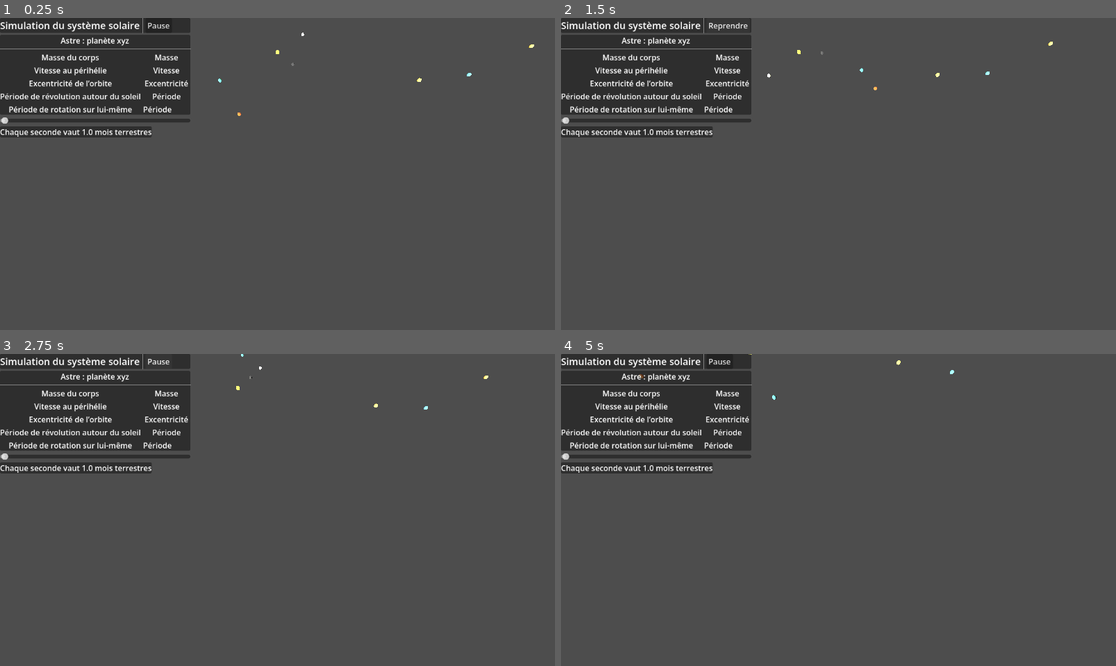
Above: before the commit, frames 1-4 (two rows, left to right).
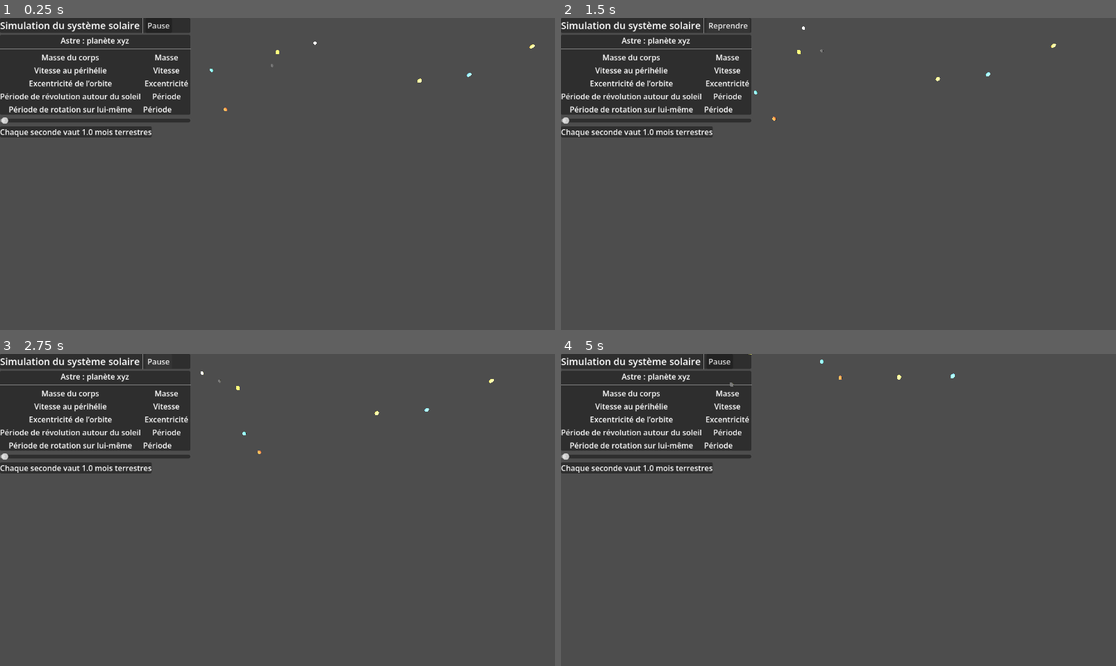
Above: after the commit, the same moments.

Repository: adorion25/Systeme_solaire
Game: Godot game, scene res://node_3d.tscn
Same seed, same stepped clock (60 frames per second), same inputs: the game is played once before the commit and once after it.
Inputs (mouse positions are in pixels of both pictures, inside the frame that each line leads up to):
- Up to frame 1 (0.25 s): no input
- Up to frame 2 (1.5 s): tap Enter at 0.5 s; move the mouse to (960, 158) at 0.52 s; hold D (Droite) 0.53-1.25 s; hold S (Derrière) 0.53-1.25 s; click (960, 158) at 0.67 s; click "Pause" at 1.25 s
- Up to frame 3 (2.75 s): click "Reprendre" at 2 s
- Up to frame 4 (5 s): move the mouse to (727, 525) at 2.77 s; hold X (Inclinaison_bas) 2.78-3.53 s; tap W (Devant) at 2.85, 4.35 s; move the mouse to (894, 441) at 3.52 s; hold D (Droite) 3.53-4.28 s; hold S (Derrière) 3.53-4.28 s; move the mouse to (810, 572) at 4.27 s; hold Z (Inclinaison_haut) from 4.28 s (still down); click (810, 572) at 4.42 s

The runs differ from the first frame. In frame 1, less than 0.1% of the frame differs, in the area x 37-97%, y 4-32%; in frame 2, less than 0.1%, in the area x 34-90%, y 2-33%; in frame 3, less than 0.1%; in frame 4, less than 0.1%.

Commit message:
slidder à la bonne échelle de temps

Diff:
--- a/cysstaim-çolèrre/astres_script.gd
+++ b/cysstaim-çolèrre/astres_script.gd
@@ -38,7 +38,7 @@
 
 var pause : bool
 
-var echelle_temps : float = 1
+static var echelle_temps : float = 1
 
 # Called when the node enters the scene tree for the first time.
 func _ready() -> void:
@@ -51,7 +51,7 @@
 	if pause :
 		return
 
-	appliquer_runge_kutta(delta*echelle_temps)
+	appliquer_runge_kutta(delta*echelle_temps / 3)
 
 	position = conv_position_reelle_a_simulee()
 
--- a/cysstaim-çolèrre/interface.gd
+++ b/cysstaim-çolèrre/interface.gd
@@ -57,6 +57,5 @@
 	Retour:
 	une chaîne de caractères représentant ce nombre
 	"""
-	#lune_1.echelle_temps = valeur
-	#lune_2.echelle_temps = valeur
-	vitesse_simulation.text = "Chaque seconde vaut" + "%.1f" % valeur + "mois terrestres"
+	Astre.echelle_temps = valeur
+	vitesse_simulation.text = "Chaque seconde vaut " + "%.1f" % valeur + " mois terrestres"
--- a/cysstaim-çolèrre/node_3d.tscn
+++ b/cysstaim-çolèrre/node_3d.tscn
@@ -232,7 +232,7 @@
 Saturne = NodePath("../Saturne")
 Uranus = NodePath("../Uranus")
 Neptune = NodePath(".")
-masse_corps = 1.02e+26
+masse_corps = 1.0199999999999999e+26
 periode = 5210000000.0
 periode_relative = 659.164
 position_initiale = Vector3(4420000000000, -758000000000, -94200000000)
--- a/cysstaim-çolèrre/project.godot
+++ b/cysstaim-çolèrre/project.godot
@@ -12,7 +12,7 @@
 
 config/name="Cysstaim çolèrre"
 run/main_scene="uid://bnpcxbieyarvj"
-config/features=PackedStringArray("4.6", "Forward Plus")
+config/features=PackedStringArray("4.7", "Double Precision", "Forward Plus")
 config/icon="res://icon.svg"
 
 [input]
